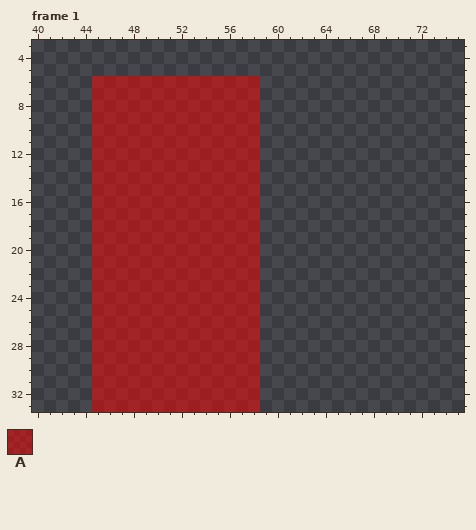
One commit to this pixel-art file: aseprite/knight_attack_2.aseprite. The picture above was drawn from the file before the commit.
97x34 pixels, 9 frames. Shown: frame 1: x 40..75, y 3..33. The old version is drawn lined up with the new one, on the new canvas. The commit also changed other frames, which this record leaves out.
Palette (. is transparent): A #ff000080
Pixels before, frame 1, first column x 45:
 6 AAAAAAAAAAAAAA
 7 AAAAAAAAAAAAAA
 8 AAAAAAAAAAAAAA
 9 AAAAAAAAAAAAAA
10 AAAAAAAAAAAAAA
11 AAAAAAAAAAAAAA
12 AAAAAAAAAAAAAA
13 AAAAAAAAAAAAAA
14 AAAAAAAAAAAAAA
15 AAAAAAAAAAAAAA
16 AAAAAAAAAAAAAA
17 AAAAAAAAAAAAAA
18 AAAAAAAAAAAAAA
19 AAAAAAAAAAAAAA
20 AAAAAAAAAAAAAA
21 AAAAAAAAAAAAAA
22 AAAAAAAAAAAAAA
23 AAAAAAAAAAAAAA
24 AAAAAAAAAAAAAA
25 AAAAAAAAAAAAAA
26 AAAAAAAAAAAAAA
27 AAAAAAAAAAAAAA
28 AAAAAAAAAAAAAA
29 AAAAAAAAAAAAAA
30 AAAAAAAAAAAAAA
31 AAAAAAAAAAAAAA
32 AAAAAAAAAAAAAA
33 AAAAAAAAAAAAAA
Once edited:
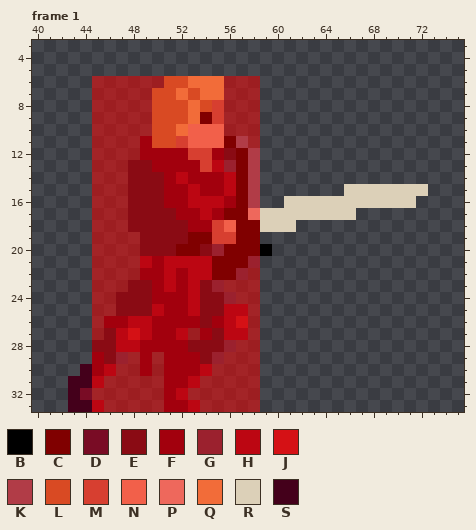
Colours new in this view: B #000000  C #800000  D #790c25  E #8a0b14  F #a2000d  G #9b212e  H #bc0612  J #d51115  K #b13c47  L #d94a23  M #d73f30  N #f2604a  P #ee685c  Q #f26c39  R #dcd0b8  S #44001b
The edit:
canvas 97x34 -> 104x34
Changed rows in their new state; - is an unchanged pixel.
Frame 1:
first column x 43:
 6 --------LLQQQ-----------------
 7 -------LLQLQQ-----------------
 8 -------LLLQLM-----------------
 9 -------LLLQCM-----------------
10 -------LLQNNN-----------------
11 ------FLLMNNNCK---------------
12 ------FFFFMMFECK--------------
13 -----EEFFFFMHGCK--------------
14 -----EEEFHFFFHCK--------------
15 -----EEEFFHFFHCK-------RRRRRRR
16 -----EEEFFHHHFCK--RRRRRRRRRRR-
17 -----EEEEFFHFCCPRRRRRRRR------
18 -----EEEEEFFMNCCRRR-----------
19 ------EEEECCMMCC--------------
20 ------EEECCEGCCCB-------------
21 ------HFHHHHCCCG--------------
22 ------FFHFHHCCG---------------
23 -----EEFHFHEG-----------------
24 ----EEEFFFHEEG----------------
25 ----EEEHFFHEEHH---------------
26 ---FFHHFFFFEFHJ---------------
27 ---EHJHFFH-FEHH---------------
28 --EEHHFFFFEEEG----------------
29 --FEG-F-FFFEG-----------------
30 -SFH--F-FFFH------------------
31 SSH-----FFH-------------------
32 SD------FH--------------------
33 SSH-----FFH-------------------
Pixel boxes of the changes (left, top, right, bottom) in both pictures:
changed: (68, 76, 428, 412)
